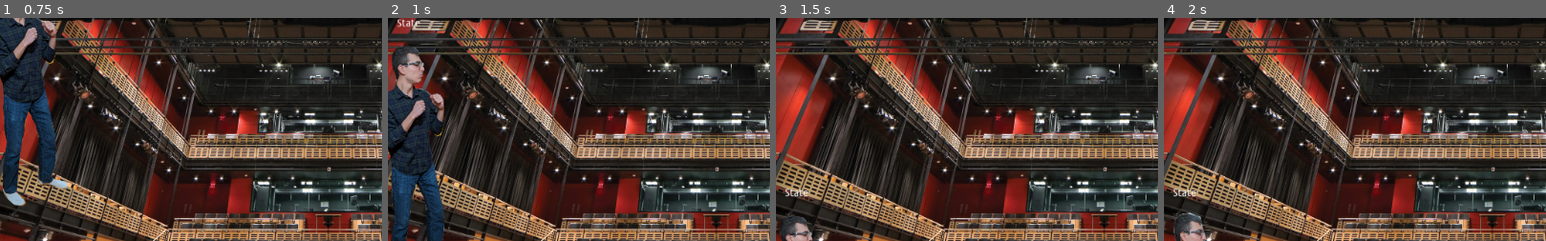
Above: before the commit, frames 1-4 (left to right).
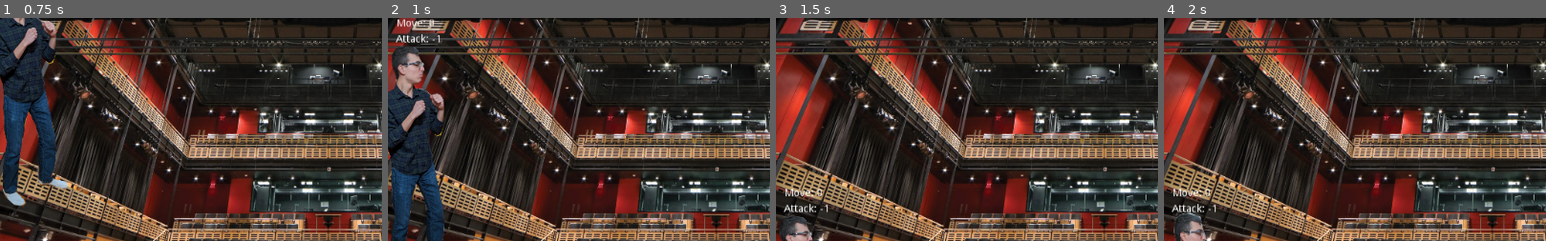
Above: after the commit, the same moments.

Repository: Apexal/wrathskeller
Game: Godot game, scene res://src/scenes/menu/Menu.tscn
Two runs of this game, one before a commit and one after it. Both use one fixed random seed, a clock stepped at 60 frames per second and the inputs below.
Inputs (mouse positions are % of the whole screen's width and height, from its top left):
- Up to frame 1 (0.75 s): click "Training" at 0.5 s
- Up to frame 2 (1 s): no input
- Up to frame 3 (1.5 s): move the mouse to (72, 45) at 1.27 s
- Up to frame 4 (2 s): no input
The pictures show only the part of the screen within x 6-56%, y 0-50%; the shares and areas given below are measured in that part.

Frame 1 is identical in both runs. In frame 2, 0.4% of the frame differs, in the area x 2-14%, y 0-12%; in frame 3, 0.4%; in frame 4, 0.4%, in the area x 2-14%, y 76-88%.

Commit message:
Slight refactor and prevent move when attacking

Diff:
--- a/project.godot
+++ b/project.godot
@@ -131,16 +131,6 @@
 "events": [ Object(InputEventKey,"resource_local_to_scene":false,"resource_name":"","device":0,"alt":false,"shift":false,"control":false,"meta":false,"command":false,"pressed":false,"scancode":76,"physical_scancode":0,"unicode":0,"echo":false,"script":null)
  ]
 }
-crouch={
-"deadzone": 0.5,
-"events": [  ]
-}
-player_1_lightpunch={
-"deadzone": 0.5,
-"events": [ Object(InputEventKey,"resource_local_to_scene":false,"resource_name":"","device":0,"alt":false,"shift":false,"control":false,"meta":false,"command":false,"pressed":false,"scancode":74,"physical_scancode":0,"unicode":0,"echo":false,"script":null)
-, Object(InputEventJoypadButton,"resource_local_to_scene":false,"resource_name":"","device":0,"button_index":2,"pressure":0.0,"pressed":false,"script":null)
- ]
-}
 
 [physics]
 
--- a/src/actors/attack.gd
+++ b/src/actors/attack.gd
@@ -2,12 +2,9 @@
 extends Node
 
 export(String) var animation_name := ""
-export(bool) var allowed_during_jump := true
-export(String) var jump_animation_name := ""
 export(Array, String) var inputs := []
 export(float, 0.0, 100.0) var damage := 10.0
 export(AudioStream) var default_audio
-export(Dictionary) var per_character_audio = {}
 
 func _get_configuration_warning():
 	if animation_name == "":
--- a/src/actors/players/frank/Frank.tscn
+++ b/src/actors/players/frank/Frank.tscn
@@ -281,7 +281,6 @@
 [node name="HitCollider" type="CollisionShape2D" parent="HitArea"]
 modulate = Color( 1, 0, 0, 1 )
 position = Vector2( 106, -80.1155 )
-scale = Vector2( 1, 1 )
 shape = SubResource( 61 )
 disabled = true
 
@@ -293,13 +292,16 @@
 script = ExtResource( 3 )
 animation_name = "crouch"
 inputs = [ "attack" ]
-per_character_audio = {
-}
-
-[node name="LightPunch" type="Node" parent="Attacks"]
-script = ExtResource( 3 )
-animation_name = "LightPunch"
-inputs = [ "lightpunch" ]
+
+[node name="Attack" type="Label" parent="."]
+margin_left = -35.0
+margin_top = -145.395
+margin_right = 5.0
+margin_bottom = -131.395
+text = "Attack"
+__meta__ = {
+"_edit_use_anchors_": false
+}
 
 [node name="State" type="Label" parent="."]
 margin_left = -34.0
--- a/src/actors/players/player.gd
+++ b/src/actors/players/player.gd
@@ -45,18 +45,27 @@
 			var attack: Attack = _attacks[i]
 			var all_inputs_active := true
 			for input in attack.inputs:
-				print("checking " + _player_input(input))
 				if not Input.is_action_pressed(_player_input(input)):
 					all_inputs_active = false
 
+			# If all inputs for this move are active, make it the current attack
 			if all_inputs_active:
-				print(attack.name + " is active")
 				_current_attack_index = i
-				state_machine.travel(attack.animation_name)
-				break
+				break # No need to continue looping
+
+		# If a new move has been chosen, pause and then reset the move state
+		if _current_attack_index != NO_ATTACK:
+			yield(get_tree().create_timer(0.5), "timeout")
+			_current_attack_index = NO_ATTACK
 
 func _handle_movement(input_dir: Vector2) -> void:
 	"""Given the current input direction and current move state, apply the proper move state and velocity."""
+
+	if _current_attack_index != NO_ATTACK:
+		# Prevent moving when attacking unless midair
+		if is_on_floor():
+			_velocity.x = 0
+		return
 
 	if input_dir.y == -1: # If attempting to JUMP
 		if _current_move_state != MOVE_STATE.CROUCHING:
@@ -86,9 +95,6 @@
 	"""Based on the previous state and current state, travel to the proper animation state."""
 	if _current_attack_index != NO_ATTACK:
 		state_machine.travel(_attacks[_current_attack_index].animation_name)
-		yield(get_tree().create_timer(0.3), "timeout")
-		_current_attack_index = NO_ATTACK
-		state_machine.travel("idle")
 	elif _current_move_state == MOVE_STATE.IDLING or _current_move_state == MOVE_STATE.WALKING:
 		state_machine.travel("idle")
 	elif _current_move_state == MOVE_STATE.CROUCHING:
@@ -101,6 +107,5 @@
 	_handle_movement(input_direction)
 	_handle_animation()
 
-	if _last_move_state != _current_move_state:
-		$State.text = String(_current_move_state)
-	_last_move_state = _current_move_state
+	$State.text = "Move: " + String(_current_move_state)
+	$Attack.text = "Attack: " + String(_current_attack_index)
